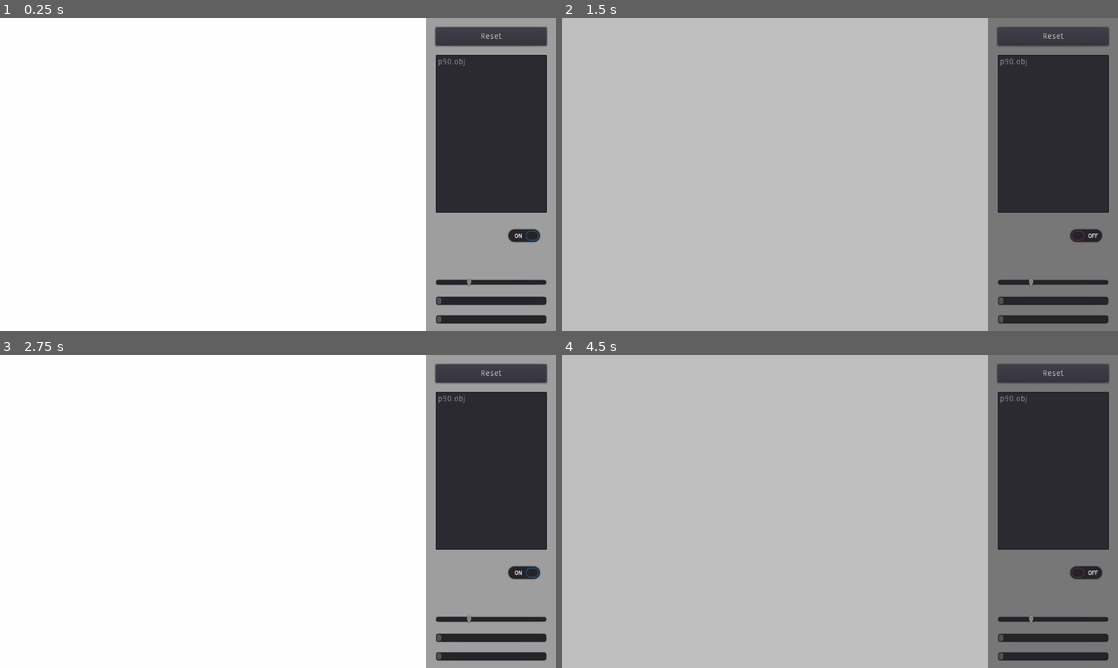
Above: before the commit, frames 1-4 (two rows, left to right).
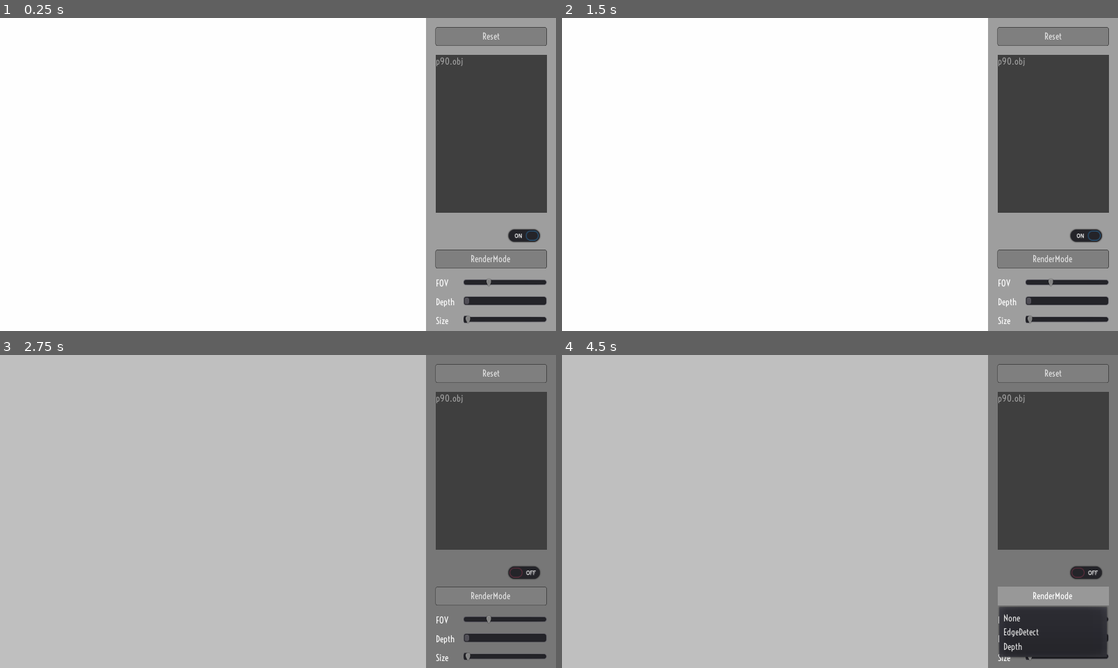
Above: after the commit, the same moments.

Repository: MizunagiKB/edge_detect_shader
Game: Godot game, scene res://main.tscn
The game is run twice, just before and just after one commit, with the same random seed, the same clock (stepped at 60 frames per second) and the same inputs.
Inputs (mouse positions are in pixels of both pictures, inside the frame that each line leads up to):
- Up to frame 1 (0.25 s): no input
- Up to frame 2 (1.5 s): click (1051, 259) at 0.5 s, where only the run after the commit has a clickable "RenderMode"; click (1084, 237) at 1.25 s
- Up to frame 3 (2.75 s): click (522, 574) at 2 s
- Up to frame 4 (4.5 s): click (1051, 596) at 2.75 s, where only the run after the commit has a clickable "RenderMode"; click (1084, 574) at 3.5 s; click (1051, 596) at 4.25 s, where only the run after the commit has a clickable "RenderMode"

The runs differ from the first frame. In frame 1, 3.5% of the frame differs, in the area x 78-99%, y 2-98%; in frame 2, 88%; in frame 3, 89%, in the area x 0-100%, y 0-100%; in frame 4, 5.2%.

Commit message:
GUIデザインを変更

Diff:
--- a/proj/main.gd
+++ b/proj/main.gd
@@ -16,9 +16,17 @@
 
 var o_mesh_instance: MeshInstance = null
 
+var shader_0 = load("res://shader/edge_detect.shader")
+var shader_1 = load("res://shader/depth.shader")
+
 var DIR_PATH = "res://model"
 
+
 func _ready():
+
+    var o_popup = $ui/panel/mnu_shader.get_popup()
+
+    o_popup.connect("id_pressed", self, "evt_mnu_shader_pressed")
 
     $ui/chk_edge_render.pressed = $render_screen.visible
 
@@ -114,6 +122,17 @@
     $base_control.transform = Transform.IDENTITY
 
 
+func evt_mnu_shader_pressed(id):
+    if id == 0:
+        $render_screen.visible = false
+    elif id == 1:
+        $render_screen.visible = true
+        $render_screen.material.shader = shader_0
+    elif id == 2:
+        $render_screen.visible = true
+        $render_screen.material.shader = shader_1
+
+
 func _on_edge_range_value_changed(value):
     $render_screen.material.set_shader_param("edge_range", float(value))
 
--- a/proj/main.tscn
+++ b/proj/main.tscn
@@ -1,19 +1,17 @@
 [gd_scene load_steps=7 format=2]
 
 [ext_resource path="res://main.gd" type="Script" id=1]
-[ext_resource path="res://shader/shd_edge_render.shader" type="Shader" id=2]
+[ext_resource path="res://shader/edge_detect.shader" type="Shader" id=2]
+[ext_resource path="res://theme_gray.tres" type="Theme" id=3]
 
-[sub_resource type="StyleBoxFlat" id=1]
-bg_color = Color( 0, 0, 0, 0.376471 )
-
-[sub_resource type="Environment" id=2]
+[sub_resource type="Environment" id=1]
 background_mode = 1
 background_color = Color( 0.752941, 0.752941, 0.752941, 1 )
 
-[sub_resource type="QuadMesh" id=3]
+[sub_resource type="QuadMesh" id=2]
 size = Vector2( 2, 2 )
 
-[sub_resource type="ShaderMaterial" id=4]
+[sub_resource type="ShaderMaterial" id=3]
 shader = ExtResource( 2 )
 shader_param/edge_range = 1000.0
 shader_param/edge_size = 1.0
@@ -33,13 +31,13 @@
 margin_top = -16.0
 margin_right = 976.0
 margin_bottom = 560.0
-custom_styles/panel = SubResource( 1 )
+theme = ExtResource( 3 )
 __meta__ = {
 "_edit_use_anchors_": false
 }
 
 [node name="cam_fov" type="HSlider" parent="ui/panel"]
-margin_left = 16.0
+margin_left = 64.0
 margin_top = 464.0
 margin_right = 208.0
 margin_bottom = 480.0
@@ -47,6 +45,64 @@
 max_value = 120.0
 step = 5.0
 value = 45.0
+__meta__ = {
+"_edit_use_anchors_": false
+}
+
+[node name="lbl_fov" type="Label" parent="ui/panel"]
+margin_left = 16.0
+margin_top = 464.0
+margin_right = 64.0
+margin_bottom = 485.0
+theme = ExtResource( 3 )
+text = "FOV"
+valign = 1
+__meta__ = {
+"_edit_use_anchors_": false
+}
+
+[node name="lbl_edge_depth" type="Label" parent="ui/panel"]
+margin_left = 16.0
+margin_top = 496.0
+margin_right = 64.0
+margin_bottom = 517.0
+text = "Depth"
+valign = 1
+__meta__ = {
+"_edit_use_anchors_": false
+}
+
+[node name="lbl_edge_size" type="Label" parent="ui/panel"]
+margin_left = 16.0
+margin_top = 528.0
+margin_right = 64.0
+margin_bottom = 549.0
+text = "Size"
+valign = 1
+__meta__ = {
+"_edit_use_anchors_": false
+}
+
+[node name="edge_size" type="HSlider" parent="ui/panel"]
+margin_left = 64.0
+margin_top = 528.0
+margin_right = 208.0
+margin_bottom = 544.0
+min_value = 1.0
+max_value = 3.0
+value = 1.0
+__meta__ = {
+"_edit_use_anchors_": false
+}
+
+[node name="mnu_shader" type="MenuButton" parent="ui/panel"]
+margin_left = 16.0
+margin_top = 416.0
+margin_right = 208.0
+margin_bottom = 448.0
+text = "RenderMode"
+flat = false
+items = [ "None", null, 0, false, false, 0, 0, null, "", false, "EdgeDetect", null, 0, false, false, 1, 0, null, "", false, "Depth", null, 0, false, false, 2, 0, null, "", false ]
 __meta__ = {
 "_edit_use_anchors_": false
 }
@@ -65,27 +121,14 @@
 }
 
 [node name="edge_range" type="HScrollBar" parent="ui"]
-margin_left = 752.0
+margin_left = 800.0
 margin_top = 480.0
 margin_right = 944.0
 margin_bottom = 496.0
-min_value = 1000.0
-max_value = 60000.0
-step = 1000.0
-value = 1000.0
-__meta__ = {
-"_edit_use_anchors_": false
-}
-
-[node name="edge_size" type="HScrollBar" parent="ui"]
-margin_left = 752.0
-margin_top = 512.0
-margin_right = 944.0
-margin_bottom = 528.0
-min_value = 1.0
-max_value = 3.0
-step = 1.0
-value = 1.0
+min_value = 1024.0
+max_value = 65536.0
+step = 1024.0
+value = 1024.0
 __meta__ = {
 "_edit_use_anchors_": false
 }
@@ -95,6 +138,7 @@
 margin_top = 64.0
 margin_right = 944.0
 margin_bottom = 336.0
+theme = ExtResource( 3 )
 __meta__ = {
 "_edit_use_anchors_": false
 }
@@ -104,6 +148,8 @@
 margin_top = 16.0
 margin_right = 944.0
 margin_bottom = 48.0
+focus_mode = 0
+theme = ExtResource( 3 )
 text = "Reset"
 __meta__ = {
 "_edit_use_anchors_": false
@@ -119,19 +165,19 @@
 
 [node name="render_screen" type="CSGMesh" parent="."]
 transform = Transform( 1, 0, 0, 0, 1, 0, 0, 0, 1, 0, 2.7912, 0 )
-mesh = SubResource( 3 )
-material = SubResource( 4 )
+mesh = SubResource( 2 )
+material = SubResource( 3 )
 
 [node name="base_control" type="Spatial" parent="."]
 [connection signal="mouse_entered" from="ui/panel/cam_fov" to="." method="_on_cam_fov_mouse_entered"]
 [connection signal="mouse_exited" from="ui/panel/cam_fov" to="." method="_on_cam_fov_mouse_exited"]
 [connection signal="value_changed" from="ui/panel/cam_fov" to="." method="_on_cam_fov_value_changed"]
+[connection signal="mouse_entered" from="ui/panel/edge_size" to="." method="_on_edge_size_mouse_entered"]
+[connection signal="mouse_exited" from="ui/panel/edge_size" to="." method="_on_edge_size_mouse_exited"]
+[connection signal="value_changed" from="ui/panel/edge_size" to="." method="_on_edge_size_value_changed"]
 [connection signal="pressed" from="ui/chk_edge_render" to="." method="_on_chk_edge_render_pressed"]
 [connection signal="mouse_entered" from="ui/edge_range" to="." method="_on_edge_range_mouse_entered"]
 [connection signal="mouse_exited" from="ui/edge_range" to="." method="_on_edge_range_mouse_exited"]
 [connection signal="value_changed" from="ui/edge_range" to="." method="_on_edge_range_value_changed"]
-[connection signal="mouse_entered" from="ui/edge_size" to="." method="_on_edge_size_mouse_entered"]
-[connection signal="mouse_exited" from="ui/edge_size" to="." method="_on_edge_size_mouse_exited"]
-[connection signal="value_changed" from="ui/edge_size" to="." method="_on_edge_size_value_changed"]
 [connection signal="item_selected" from="ui/models" to="." method="_on_models_item_selected"]
 [connection signal="pressed" from="ui/btn_reset" to="." method="_on_btn_reset_pressed"]
--- /dev/null
+++ b/proj/shader/depth.shader
@@ -0,0 +1,31 @@
+shader_type spatial;
+
+uniform float edge_range = 1.0;
+uniform float edge_size = 1.0;
+
+void vertex()
+{
+    POSITION = vec4(VERTEX, 1.0);
+}
+
+
+float get_depth(mat4 inv_proj_mtx, sampler2D tex, vec2 uv)
+{
+    float tex_depth = texture(tex, uv).x;
+    vec3 ndc = vec3(uv, tex_depth) * 2.0 - 1.0;
+    vec4 view = inv_proj_mtx * vec4(ndc, 1.0);
+    view.xyz /= view.w;
+
+    return -view.z;
+}
+
+void fragment()
+{
+    vec2 screen_unit = vec2(edge_size / 960.0, edge_size / 540.0);
+
+    //float lin_depth = get_depth(INV_PROJECTION_MATRIX, DEPTH_TEXTURE, SCREEN_UV);
+    float lin_depth = texture(DEPTH_TEXTURE, SCREEN_UV).x;
+
+    //ALPHA = 0.5;
+    EMISSION = vec3(1.0 - lin_depth);
+}
--- /dev/null
+++ b/proj/theme_gray.tres
@@ -0,0 +1,71 @@
+[gd_resource type="Theme" load_steps=10 format=2]
+
+[ext_resource path="res://font/Voltaire-Regular.ttf" type="DynamicFontData" id=1]
+
+[sub_resource type="StyleBoxFlat" id=6]
+bg_color = Color( 0.12549, 0.12549, 0.12549, 1 )
+
+[sub_resource type="StyleBoxFlat" id=7]
+
+[sub_resource type="StyleBoxFlat" id=8]
+
+[sub_resource type="StyleBoxFlat" id=4]
+bg_color = Color( 0.501961, 0.501961, 0.501961, 1 )
+border_width_left = 1
+border_width_top = 1
+border_width_right = 1
+border_width_bottom = 1
+border_color = Color( 0.282353, 0.282353, 0.282353, 1 )
+corner_radius_top_left = 3
+corner_radius_top_right = 3
+corner_radius_bottom_right = 3
+corner_radius_bottom_left = 3
+
+[sub_resource type="StyleBoxFlat" id=5]
+
+[sub_resource type="StyleBoxFlat" id=2]
+bg_color = Color( 0.25098, 0.25098, 0.25098, 1 )
+
+[sub_resource type="StyleBoxFlat" id=1]
+bg_color = Color( 0, 0, 0, 0.376471 )
+
+[sub_resource type="DynamicFont" id=3]
+font_data = ExtResource( 1 )
+
+[resource]
+default_font = SubResource( 3 )
+Button/colors/font_color = Color( 0.88, 0.88, 0.88, 1 )
+Button/colors/font_color_disabled = Color( 0.9, 0.9, 0.9, 0.2 )
+Button/colors/font_color_hover = Color( 0.94, 0.94, 0.94, 1 )
+Button/colors/font_color_pressed = Color( 1, 1, 1, 1 )
+Button/constants/hseparation = 2
+Button/fonts/font = null
+Button/styles/disabled = SubResource( 6 )
+Button/styles/focus = SubResource( 7 )
+Button/styles/hover = SubResource( 8 )
+Button/styles/normal = SubResource( 4 )
+Button/styles/pressed = SubResource( 5 )
+ItemList/colors/font_color = Color( 0.63, 0.63, 0.63, 1 )
+ItemList/colors/font_color_selected = Color( 1, 1, 1, 1 )
+ItemList/colors/guide_color = Color( 0, 0, 0, 0.1 )
+ItemList/constants/hseparation = 4
+ItemList/constants/icon_margin = 4
+ItemList/constants/line_separation = 2
+ItemList/constants/vseparation = 2
+ItemList/fonts/font = null
+ItemList/styles/bg = SubResource( 2 )
+ItemList/styles/bg_focus = null
+ItemList/styles/cursor = null
+ItemList/styles/cursor_unfocused = null
+ItemList/styles/selected = null
+ItemList/styles/selected_focus = null
+Label/colors/font_color = Color( 1, 1, 1, 1 )
+Label/colors/font_color_shadow = Color( 0, 0, 0, 0 )
+Label/colors/font_outline_modulate = Color( 1, 1, 1, 1 )
+Label/constants/line_spacing = 3
+Label/constants/shadow_as_outline = 0
+Label/constants/shadow_offset_x = 1
+Label/constants/shadow_offset_y = 1
+Label/fonts/font = null
+Label/styles/normal = null
+Panel/styles/panel = SubResource( 1 )
Not shown: 1 places in proj/main.tscn that only renumber resources
Renamed: proj/shader/shd_edge_render.shader -> proj/shader/edge_detect.shader
